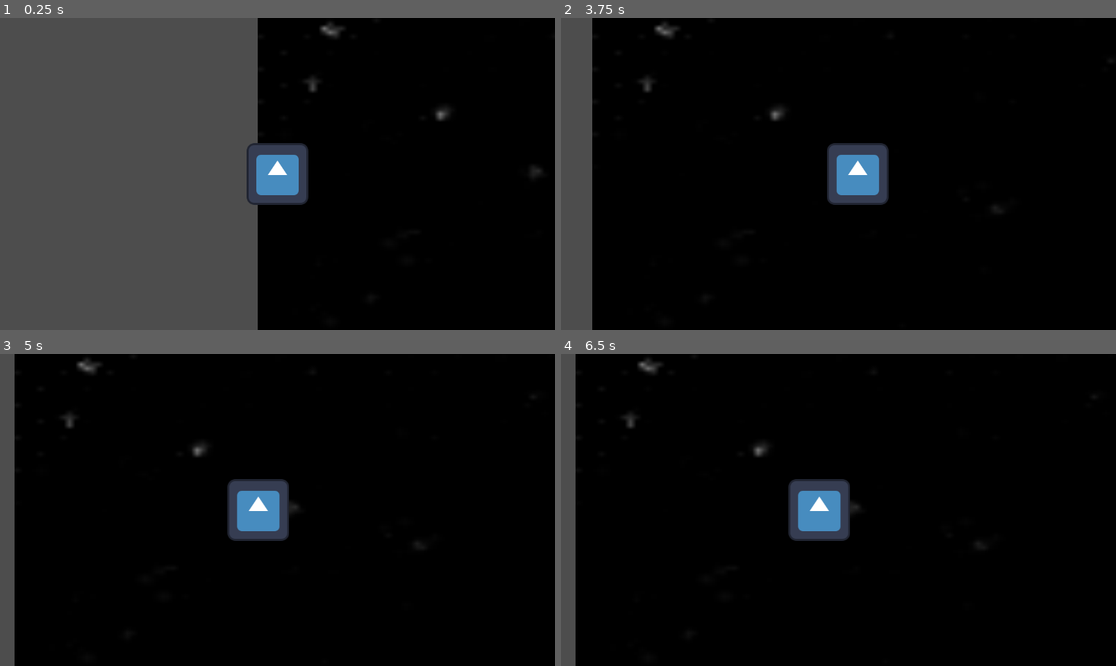
Above: before the commit, frames 1-4 (two rows, left to right).
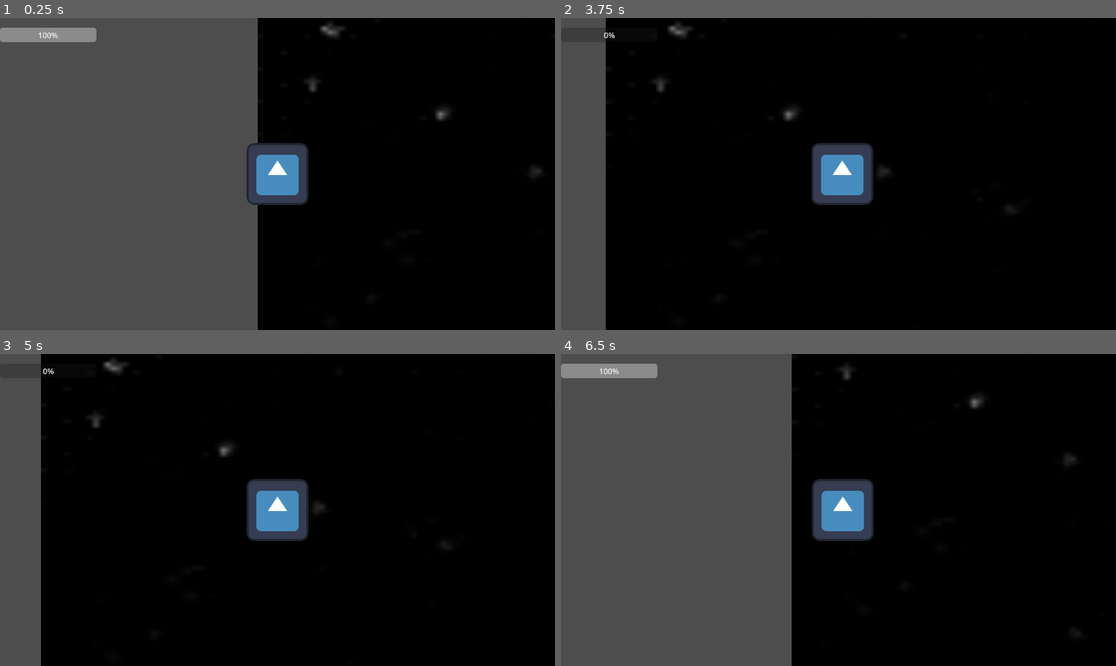
Above: after the commit, the same moments.

Repository: ProjectStarborne/Starborne
Game: Godot game, scene res://Scenes/environment.tscn
The game is run twice, just before and just after one commit, with the same random seed, the same clock (stepped at 60 frames per second) and the same inputs. The engine's default icon, where the game draws it, is replaced by a stand-in: a white triangle on a blue panel in a dark square.
Inputs:
- Up to frame 1 (0.25 s): no input
- Up to frame 2 (3.75 s): tap Enter (ui_accept) at 0.5, 1.35, 1.52, 1.82, 2.85, 3.02, 3.32 s; hold Enter (ui_accept) 0.53-1.28 s; hold D (right) 0.53-2.03 s; hold A (left) 2.03-2.78 s; hold Enter (ui_accept) 2.03-2.78 s; hold D (right) from 2.78 s (still down); hold Enter (ui_accept) from 3.53 s (still down)
- Up to frame 3 (5 s): release D (right) at 4.28 s; release Enter (ui_accept) at 4.28 s; hold A (left) from 4.28 s (still down); tap Enter (ui_accept) at 4.35, 4.52, 4.82 s
- Up to frame 4 (6.5 s): release A (left) at 5.03 s; hold D (right) 5.03-5.78 s; hold Enter (ui_accept) 5.03-5.78 s; hold A (left) from 5.78 s (still down); tap Enter (ui_accept) at 5.85, 6.02, 6.32 s

The runs differ from the first frame. In frame 1, 0.8% of the frame differs, in the area x 0-18%, y 3-8%; in frame 2, 4.7%; in frame 3, 7.3%; in frame 4, 41%, in the area x 0-94%, y 0-100%.

Commit message:
Rudimentary health system working

Diff:
--- a/Scenes/environment.tscn
+++ b/Scenes/environment.tscn
@@ -1,7 +1,8 @@
-[gd_scene load_steps=3 format=3 uid="uid://pewylh8ghso2"]
+[gd_scene load_steps=4 format=3 uid="uid://pewylh8ghso2"]
 
 [ext_resource type="Texture2D" uid="uid://bmihcemu0akoh" path="res://Assets/images/tempbg.png" id="1_p4joc"]
 [ext_resource type="PackedScene" uid="uid://cg1n3hs12k8ko" path="res://Scenes/player.tscn" id="3_36mgh"]
+[ext_resource type="Script" path="res://Scripts/player.gd" id="3_vfilr"]
 
 [node name="Environment" type="Node2D"]
 
@@ -13,3 +14,12 @@
 texture = ExtResource("1_p4joc")
 
 [node name="Player" parent="." instance=ExtResource("3_36mgh")]
+script = ExtResource("3_vfilr")
+max_health = 100
+
+[node name="CanvasLayer" type="CanvasLayer" parent="."]
+
+[node name="HealthBar" type="ProgressBar" parent="CanvasLayer"]
+offset_top = 20.0
+offset_right = 200.0
+offset_bottom = 50.0
--- /dev/null
+++ b/Scenes/player.gd
@@ -0,0 +1,25 @@
+extends CharacterBody2D
+
+
+const SPEED = 300.0
+const JUMP_VELOCITY = -400.0
+
+
+func _physics_process(delta: float) -> void:
+	# Add the gravity.
+	if not is_on_floor():
+		velocity += get_gravity() * delta
+
+	# Handle jump.
+	if Input.is_action_just_pressed("ui_accept") and is_on_floor():
+		velocity.y = JUMP_VELOCITY
+
+	# Get the input direction and handle the movement/deceleration.
+	# As good practice, you should replace UI actions with custom gameplay actions.
+	var direction := Input.get_axis("ui_left", "ui_right")
+	if direction:
+		velocity.x = direction * SPEED
+	else:
+		velocity.x = move_toward(velocity.x, 0, SPEED)
+
+	move_and_slide()
--- a/Scripts/player.gd
+++ b/Scripts/player.gd
@@ -1,5 +1,4 @@
 extends CharacterBody2D
-
 
 const SPEED = 300.0
 @export var friction = 500
@@ -7,23 +6,72 @@
 func _physics_process(delta: float) -> void:
 	var direction = Vector2.ZERO
 
+	if is_dead:
+		return  # Prevent movement if dead
+
 	# Get the input direction and handle the movement/deceleration.
 	# As good practice, you should replace UI actions with custom gameplay actions.
 	if Input.is_action_pressed("up"):
-		direction.y = -1
-	if Input.is_action_pressed("down"):
-		direction.y = 1
-	if Input.is_action_pressed("left"):
-		direction.x = -1
-	if Input.is_action_pressed("right"):
-		direction.x = 1
+		direction.y -= 1
+	elif Input.is_action_pressed("down"):
+		direction.y += 1
+	elif Input.is_action_pressed("left"):
+		direction.x -= 1
+	elif Input.is_action_pressed("right"):
+		direction.x += 1
 
-	if direction != Vector2.ZERO:
-		direction = direction.normalized()
-
-	velocity.x = direction.x * SPEED
-	velocity.y = direction.y * SPEED
+	direction = direction.normalized()
+	velocity = direction * SPEED
 
 
 	#print("x: ", velocity.x, " y: ", velocity.y)
 	move_and_slide()
+
+####### HEALTH #######
+# Health Variables
+@export var max_health = 100  # Maximum health for the player
+var current_health = max_health  # Current health of the player
+var health_bar  # Variable to store the health bar reference
+var is_dead = false  # Player starts alive
+
+
+func _ready() -> void:
+	# Get the health bar node (adjust the path if necessary)
+	health_bar = get_node("/root/Environment/CanvasLayer/HealthBar")
+	health_bar.max_value = max_health
+	health_bar.value = current_health
+
+
+func take_damage(damage: int) -> void:
+	current_health -= damage
+	if current_health <= 0:
+		current_health = 0
+		game_over()  #calls a game over function when health reaches 0
+		print("Current Health:", current_health)
+	update_health_bar()  #update the health bar whenever health changes
+
+
+func update_health_bar() -> void:
+	health_bar.value = current_health
+
+
+func game_over() -> void:
+	print("Game Over!")
+	is_dead = true
+	# Respawn after 2 seconds
+	await get_tree().create_timer(2.0).timeout  # wait 2 sec before respawning
+	respawn()
+
+
+# TESTING METHOD FOR HEALTH
+func _input(event: InputEvent) -> void:
+	if event.is_action_pressed("ui_accept"):
+		take_damage(10)  #reduce health by 10 every time you press the enter key
+
+
+func respawn() -> void:
+	current_health = max_health  # Reset health
+	update_health_bar()  # Update the health bar back to full
+	is_dead = false  # Allow the player to move again
+	global_position = Vector2(100, 100)  # Respawn at a specific position
+	print("Respawning...")
